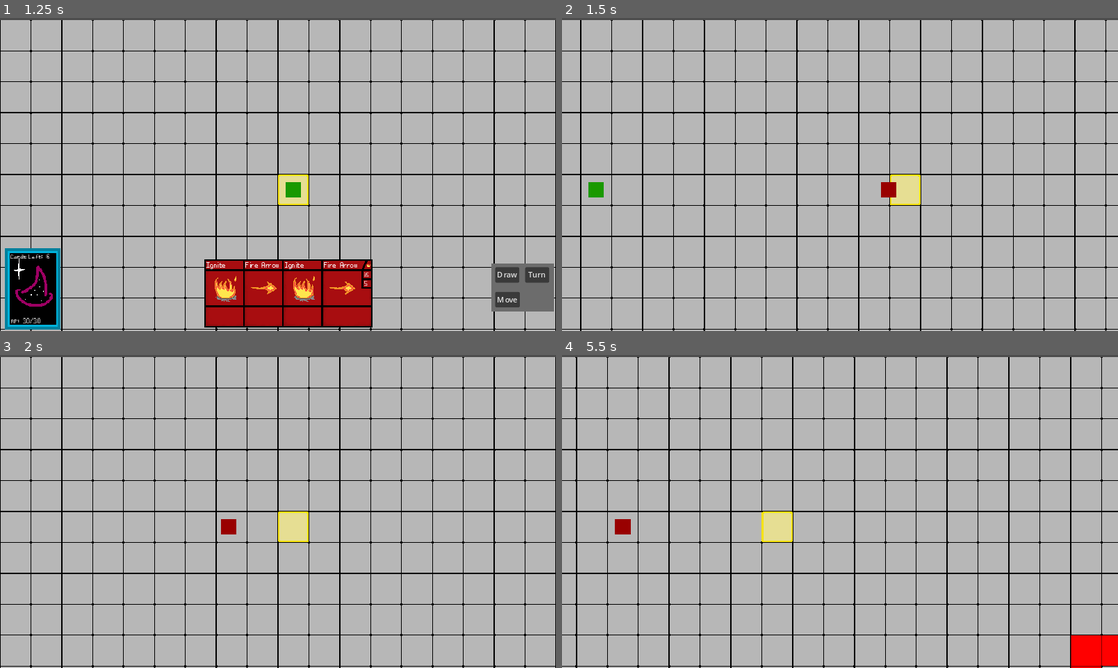
Above: before the commit, frames 1-4 (two rows, left to right).
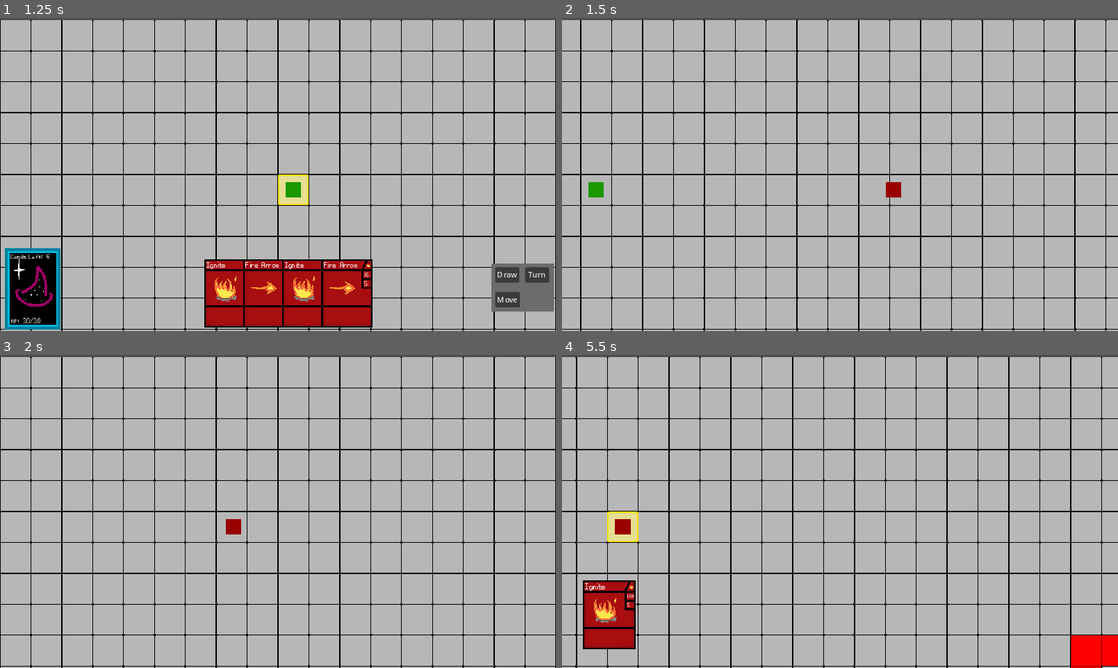
Above: after the commit, the same moments.

Repository: Ratatatang/Motes
Game: Godot game, scene res://Scenes/Master.tscn
The game is run twice, just before and just after one commit, with the same random seed, the same clock (stepped at 60 frames per second) and the same inputs.
Inputs (mouse positions are in pixels of both pictures, inside the frame that each line leads up to):
- Up to frame 1 (1.25 s): tap Enter at 0.5 s; drag from (289, 296) to (333, 105) at 0.52 s
- Up to frame 2 (1.5 s): click "Turn" at 1.25 s
- Up to frame 3 (2 s): no input
- Up to frame 4 (5.5 s): drag from (728, 527) to (812, 574) at 2.02 s; move the mouse to (895, 442) at 2.77 s; hold D (right) 2.78-3.5 s; hold Right mouse button (rightClick) 2.78-3.5 s; click (895, 442) at 3.05 s; drag from (812, 574) to (673, 464) at 3.52 s; click (612, 614) at 4.25 s, where only the run after the commit has a clickable "100"; move the mouse to (1006, 558) at 5.02 s; press the mouse at (1006, 558) at 5.03 s; hold A (left) from 5.03 s (still down)

Frame 1 is identical in both runs. In frame 2, 0.5% of the frame differs, in the area x 57-65%, y 50-60%; in frame 3, 0.6%; in frame 4, 3.0%, in the area x 3-42%, y 50-94%.

Commit message:
Finished the base enemy AI

Diff:
--- a/Scenes/Combat/Card.tscn
+++ b/Scenes/Combat/Card.tscn
@@ -88,9 +88,51 @@
 "values": [true]
 }
 
+[sub_resource type="Animation" id="Animation_o7app"]
+resource_name = "cover"
+length = 0.2
+step = 0.05
+tracks/0/type = "value"
+tracks/0/imported = false
+tracks/0/enabled = true
+tracks/0/path = NodePath(".:scale")
+tracks/0/interp = 1
+tracks/0/loop_wrap = true
+tracks/0/keys = {
+"times": PackedFloat32Array(0, 0.1, 0.2),
+"transitions": PackedFloat32Array(1, 1, 1),
+"update": 0,
+"values": [Vector2(1, 1), Vector2(0.01, 1), Vector2(1, 1)]
+}
+tracks/1/type = "value"
+tracks/1/imported = false
+tracks/1/enabled = true
+tracks/1/path = NodePath("Card/Card/Backside:visible")
+tracks/1/interp = 1
+tracks/1/loop_wrap = true
+tracks/1/keys = {
+"times": PackedFloat32Array(0, 0.1),
+"transitions": PackedFloat32Array(1, 1),
+"update": 1,
+"values": [false, true]
+}
+tracks/2/type = "value"
+tracks/2/imported = false
+tracks/2/enabled = true
+tracks/2/path = NodePath(".:visible")
+tracks/2/interp = 1
+tracks/2/loop_wrap = true
+tracks/2/keys = {
+"times": PackedFloat32Array(0),
+"transitions": PackedFloat32Array(1),
+"update": 1,
+"values": [true]
+}
+
 [sub_resource type="AnimationLibrary" id="AnimationLibrary_btvl0"]
 _data = {
 "RESET": SubResource("Animation_ucyjo"),
+"cover": SubResource("Animation_o7app"),
 "flip": SubResource("Animation_ef8ym")
 }
 
--- a/Scenes/Master.tscn
+++ b/Scenes/Master.tscn
@@ -11,6 +11,7 @@
 [ext_resource type="Script" path="res://Scripts/UI/UI.gd" id="7_1n7qw"]
 [ext_resource type="Texture2D" uid="uid://4rd7tn4yi1a5" path="res://Assets/Cards/CardBack.png" id="7_r3m1s"]
 [ext_resource type="FontFile" uid="uid://b8u7jxcjx70ak" path="res://Assets/Fonts/PixelFont.tres" id="8_uirdl"]
+[ext_resource type="PackedScene" uid="uid://cm7uxw0cq0ymo" path="res://Scenes/Combat/Card.tscn" id="12_sgxv5"]
 
 [sub_resource type="TileSetAtlasSource" id="TileSetAtlasSource_p6nax"]
 texture = ExtResource("4_i6yc5")
@@ -676,6 +677,75 @@
 [sub_resource type="RectangleShape2D" id="RectangleShape2D_gb65e"]
 size = Vector2(1153, 52.7844)
 
+[sub_resource type="Animation" id="Animation_uwwqy"]
+length = 0.001
+tracks/0/type = "value"
+tracks/0/imported = false
+tracks/0/enabled = true
+tracks/0/path = NodePath("AnimationCard:position")
+tracks/0/interp = 1
+tracks/0/loop_wrap = true
+tracks/0/keys = {
+"times": PackedFloat32Array(0),
+"transitions": PackedFloat32Array(1),
+"update": 0,
+"values": [Vector2(885, 731)]
+}
+tracks/1/type = "method"
+tracks/1/imported = false
+tracks/1/enabled = true
+tracks/1/path = NodePath("AnimationCard")
+tracks/1/interp = 1
+tracks/1/loop_wrap = true
+tracks/1/keys = {
+"times": PackedFloat32Array(0),
+"transitions": PackedFloat32Array(1),
+"values": [{
+"args": [],
+"method": &"resetCard"
+}]
+}
+
+[sub_resource type="Animation" id="Animation_3dexj"]
+resource_name = "useCard"
+length = 1.5
+step = 0.05
+tracks/0/type = "value"
+tracks/0/imported = false
+tracks/0/enabled = true
+tracks/0/path = NodePath("AnimationCard:position")
+tracks/0/interp = 1
+tracks/0/loop_wrap = true
+tracks/0/keys = {
+"times": PackedFloat32Array(0, 0.3, 0.5, 1.25, 1.5),
+"transitions": PackedFloat32Array(1, 1, 1, 1, 1),
+"update": 0,
+"values": [Vector2(96, 731), Vector2(96, 478), Vector2(96, 493), Vector2(96, 493), Vector2(-109, 493)]
+}
+tracks/1/type = "method"
+tracks/1/imported = false
+tracks/1/enabled = true
+tracks/1/path = NodePath("AnimationCard")
+tracks/1/interp = 1
+tracks/1/loop_wrap = true
+tracks/1/keys = {
+"times": PackedFloat32Array(0.45, 1.25),
+"transitions": PackedFloat32Array(1, 1),
+"values": [{
+"args": [],
+"method": &"flipCard"
+}, {
+"args": [],
+"method": &"coverCard"
+}]
+}
+
+[sub_resource type="AnimationLibrary" id="AnimationLibrary_ms5we"]
+_data = {
+"RESET": SubResource("Animation_uwwqy"),
+"useCard": SubResource("Animation_3dexj")
+}
+
 [node name="Master" type="Node2D"]
 
 [node name="CurrentScene" type="Node2D" parent="."]
@@ -834,6 +904,21 @@
 position = Vector2(504.5, 59.3922)
 shape = SubResource("RectangleShape2D_gb65e")
 
+[node name="ScreenFX" type="CanvasLayer" parent="CurrentScene/Combat"]
+
+[node name="ScreenAnimations" type="AnimationPlayer" parent="CurrentScene/Combat/ScreenFX"]
+unique_name_in_owner = true
+libraries = {
+"": SubResource("AnimationLibrary_ms5we")
+}
+
+[node name="AnimationCard" parent="CurrentScene/Combat/ScreenFX" instance=ExtResource("12_sgxv5")]
+unique_name_in_owner = true
+offset_left = 937.992
+offset_top = 806.816
+offset_right = -187.0
+offset_bottom = 206.932
+
 [connection signal="pressed" from="CurrentScene/Combat/UI/UI/Buttons/EndTurn" to="CurrentScene/Combat/UI/UI" method="_on_end_turn_pressed"]
 [connection signal="pressed" from="CurrentScene/Combat/UI/UI/Buttons/Draw" to="CurrentScene/Combat/UI/UI" method="_on_DrawButton_pressed"]
 [connection signal="pressed" from="CurrentScene/Combat/UI/UI/Buttons/Shuffle" to="CurrentScene/Combat/UI/UI" method="_on_shuffle_pressed"]
--- a/Scripts/Cards/CardController.gd
+++ b/Scripts/Cards/CardController.gd
@@ -14,3 +14,12 @@
 	$Card/Card.cardData = cardData
 	$Card/Card.cardMaster = self
 	$Card/Card.updateData()
+
+func flipCard():
+	$AnimationPlayer.play("flip")
+
+func coverCard():
+	$AnimationPlayer.play("cover")
+
+func resetCard():
+	$AnimationPlayer.play("reset")
--- a/Scripts/Combat/Board/BoardFX.gd
+++ b/Scripts/Combat/Board/BoardFX.gd
@@ -63,6 +63,16 @@
 
 	return tiles
 
+#Get a cicle area around a tile
+func getTileRing(pos : Vector2, radius) -> Array:
+	var tiles = []
+	for y in range(-radius - 1, radius + 1):
+		for x in range(-radius - 1, radius + 1):
+			if !(x * x) + (y * y) <= (radius * radius)/1.4 and (x * x-1) + (y * y-1) <= (radius * radius):
+				tiles.append(Vector2i(pos + Vector2(x, y)))
+
+	return tiles
+
 func targetTiles(tiles):
 	set_cells_terrain_connect(1, tiles, 0, 0, true)
 
@@ -80,14 +90,13 @@
 			loadTileVFX(pos, loadedData)
 		return
 
-	for dataIteration in dataGrid:
-		if(dataIteration.name == loadedData.name):
+	for dataIteration in dataGrid[pos]:
+		if dataIteration.name == loadedData.name:
 			dataIteration.merge(loadedData)
 			return
 
 	if(loadedData.VFX != null):
 		loadTileVFX(pos, loadedData)
-	dataGrid[pos] += loadedData
 
 func getTileData(pos):
 	return dataGrid[pos]
--- a/Scripts/Combat/CombatServices.gd
+++ b/Scripts/Combat/CombatServices.gd
@@ -1,4 +1,7 @@
 extends Node
+
+signal AIAdvance
+
 
 var AStarGrid : AStarGrid2D
 var AStarGridCharactersPassable : AStarGrid2D
@@ -86,7 +89,7 @@
 
 func selectedMoveTo(tilePos):
 	if(selectedCharacter.isPassablePoint(tilePos)):
-		if(enoughAP(selectedCharacter.getPath(tilePos).size())):
+		if(enoughAP(selectedCharacter.getPath(tilePos).size()-1)):
 
 			decrementAP(selectedCharacter.getPath(tilePos).size()-1)
 
@@ -109,6 +112,18 @@
 
 			%UI.enableMove()
 			%UI.enableCards()
+
+func AIMoveTo(tilePos):
+	if(selectedCharacter.isPassablePoint(tilePos)):
+		if(enoughAP(selectedCharacter.getPath(tilePos).size()-1)):
+
+			decrementAP(selectedCharacter.getPath(tilePos).size()-1)
+			%Environment.removeHighlight(selectedCharacter)
+			selectedCharacter.setPath(tilePos)
+
+			await(selectedCharacter.finishedMoving)
+
+			%Environment.highlightEntity(selectedCharacter)
 
 func useCard(tilePos, entity = selectedCharacter, card = selectedCard):
 	if(%Environment.getTileCircle(%Environment.getEntityTile(entity), card.getRange()).has(tilePos)):
@@ -129,6 +144,20 @@
 				updateAStar()
 				clearTargetedTiles()
 
+func AIUseCard(tilePos, card, entity = selectedCharacter):
+	if(%Environment.getTileCircle(%Environment.getEntityTile(entity), card.range).has(tilePos)):
+		if(entity.canTargetTile(tilePos, card.validTargets)):
+			if(enoughAP(card.cost)):
+				decrementAP(card.cost)
+
+				%AnimationCard.passData(card)
+				%ScreenAnimations.play("useCard")
+
+				for target in card.targeting:
+					target.call(tilePos, %Environment.getTileEntity(tilePos), entity)
+
+				getHand().erase(card)
+
 func cancelMove():
 	disableLine()
 	%UI.visible = true
@@ -152,7 +181,7 @@
 		%UI.loadHand(selectedCharacter)
 		%UI.updateLabels()
 	else:
-		selectedCharacter.decideMoves()
+		executeAI()
 
 func unloadCharacter():
 	if(selectedCharacter != null):
@@ -180,6 +209,13 @@
 	if(getCurDeck().size() == 0):
 		%UI.enableShuffle()
 
+func AIDrawCard():
+	if(getCurDeck().size() > 0):
+		if(getHand().size() < getMaxHandSize()):
+			if(enoughAP(1)):
+				selectedCharacter.drawCard()
+				decrementAP(1)
+
 func shuffleDeck():
 	var newDeck = getDeck().duplicate()
 
@@ -210,6 +246,33 @@
 func moveCameraToTile(tile):
 	%Camera.tweenTo(Vector2(tile)*64)
 
+func executeAI():
+	for step in selectedCharacter.AISteps:
+		step.call()
+		await selectedCharacter.advanceMoves
+		executeAIMoves()
+		await AIAdvance
+
+	unloadCharacter()
+	advanceTurn()
+
+func executeAIMoves():
+	for move in selectedCharacter.movesList:
+		#0: Move, 1: Draw, 2: Card
+		match move[0]:
+			0:
+				AIMoveTo(move[1])
+				await selectedCharacter.finishedMoving
+			1:
+				AIDrawCard()
+			2:
+				AIUseCard(move[1], move[2])
+				await %ScreenAnimations.animation_finished
+
+	selectedCharacter.movesList = []
+	await get_tree().process_frame
+	AIAdvance.emit()
+
 func getAStar():
 	return AStarGrid
 
--- a/Scripts/Combat/Entities/EnemyData/EnemyClass.gd
+++ b/Scripts/Combat/Entities/EnemyData/EnemyClass.gd
@@ -2,6 +2,16 @@
 class_name EnemyPawn
 
 signal advanceMoves
+signal movesReady
+
+var AISteps = [func ():
+				decideDrawMin(),
+				func ():
+				decideMove(),
+				func ():
+				decideUseCards(),
+				func ():
+				decideDrawPost()]
 
 var movesList = []
 var averageHandSize
@@ -26,21 +36,27 @@
 
 	super()
 
-func decideMoves():
+func decideDrawMin():
+	var APCost = 0
+
+	#Initial draw up to min amount of cards
+	if hand.size() <= minHandSize:
+		if enoughAP(APCost+1):
+			APCost += 1
+			movesList.append([possibleMoves.DRAW, abs(hand.size()-minHandSize)])
+
+	await get_tree().process_frame
+	advanceMoves.emit()
+
+func decideMove():
+	var averageRange
 	var selfTile = map.getEntityTile(self)
 	var APCost = 0
-	var averageRange
-
-	"""#Initial draw up to min amount of cards
-	if hand.size() <= minHandSize:
-		movesList.append([possibleMoves.DRAW, abs(hand.size()-minHandSize)])"""
-
-	#await advanceMoves
 
 	averageRange = calculateAverageRange()
 
+	#Caclulate the closest target
 	var minDistance = 0
-	var closestPath
 	var closestTarget
 	for target in map.getEntities():
 		if(target != self):
@@ -48,14 +64,78 @@
 
 				var pathTo = characterPassableMap.get_id_path(selfTile, map.getEntityTile(target))
 
-				if(minDistance >= pathTo.size() or closestPath == null):
+				if(minDistance >= pathTo.size() or closestTarget == null):
 					minDistance = pathTo.size()
 					closestTarget = target
-					closestPath = pathTo
 
-	closestPath.resize(minDistance-averageRange)
-	#if closest target is not already in range, else move to the target
-	currentPath = closestPath
+
+	#Calculate the closest point on a ring of the average range to the target
+	var targetRing = map.getTileRing(map.getEntityTile(closestTarget), averageRange)
+
+	#Quick check that it's not already in a good position
+	if !targetRing.has(selfTile):
+		var closestPath = null
+		minDistance = 0
+
+		for pos in targetRing:
+			if(closestTarget.canSeeTile(pos) and map.getEntityTile(pos) == null):
+				var pathTo = AStarGrid.get_id_path(selfTile, pos)
+
+				if(minDistance >= pathTo.size() or closestPath == null):
+					if(AStarGrid.is_in_boundsv(pos)):
+							minDistance = pathTo.size()
+							closestPath = pathTo
+
+
+
+		while !enoughAP(closestPath.size()-1):
+			closestPath.resize(closestPath.size()-1)
+
+		movesList.append([possibleMoves.MOVE, closestPath[closestPath.size()-1]])
+
+		await get_tree().process_frame
+		advanceMoves.emit()
+
+func decideUseCards():
+	var APCost = 0
+	var selfTile = map.getEntityTile(self)
+	var attackingCards = []
+
+	for card in hand:
+		if card.AITags.has("Damage"):
+			attackingCards.append(card)
+
+	#For each card, find all the good targets
+	for card in attackingCards:
+		if(enoughAP(APCost + card.cost)):
+			var tileCircle = map.getTileCircle(selfTile, card.range)
+			var targetsInRange = []
+
+			for tile in tileCircle:
+				var tileEntity = map.getTileEntity(tile)
+
+				#I did it nested as to first, make sure it doesn't crash without an entity,
+				#Second, to conserve resources from canTargetTile
+				#Third, your mother
+				if(tileEntity != null):
+					if(tileEntity.team != team):
+						if(canTargetTile(tile, card.validTargets)):
+							targetsInRange.append(tile)
+
+			if(targetsInRange != []):
+				if([true, false].pick_random()):
+					APCost += card.cost
+					movesList.append([possibleMoves.CARD, targetsInRange.pick_random(), card])
+
+	await get_tree().process_frame
+	advanceMoves.emit()
+
+func decideDrawPost():
+	if hand.size() <= averageHandSize:
+		movesList.append([possibleMoves.DRAW, abs(hand.size()-averageHandSize)])
+
+	await get_tree().process_frame
+	advanceMoves.emit()
 
 func calculateAverageRange(cards = hand) -> int:
 	var averageRange = 0
Not shown: 1 places in Scenes/Combat/Card.tscn that only renumber resources
Not shown: 1 places in Scenes/Master.tscn that only renumber resources
